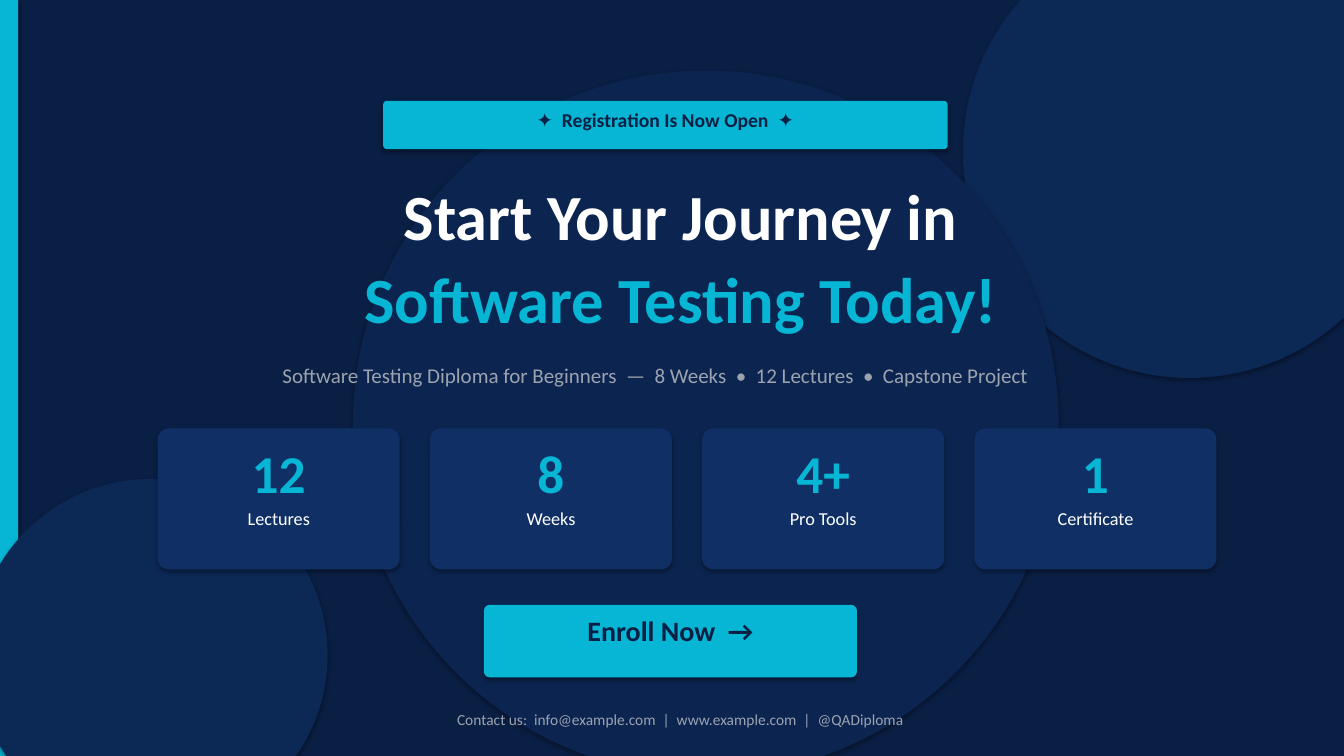
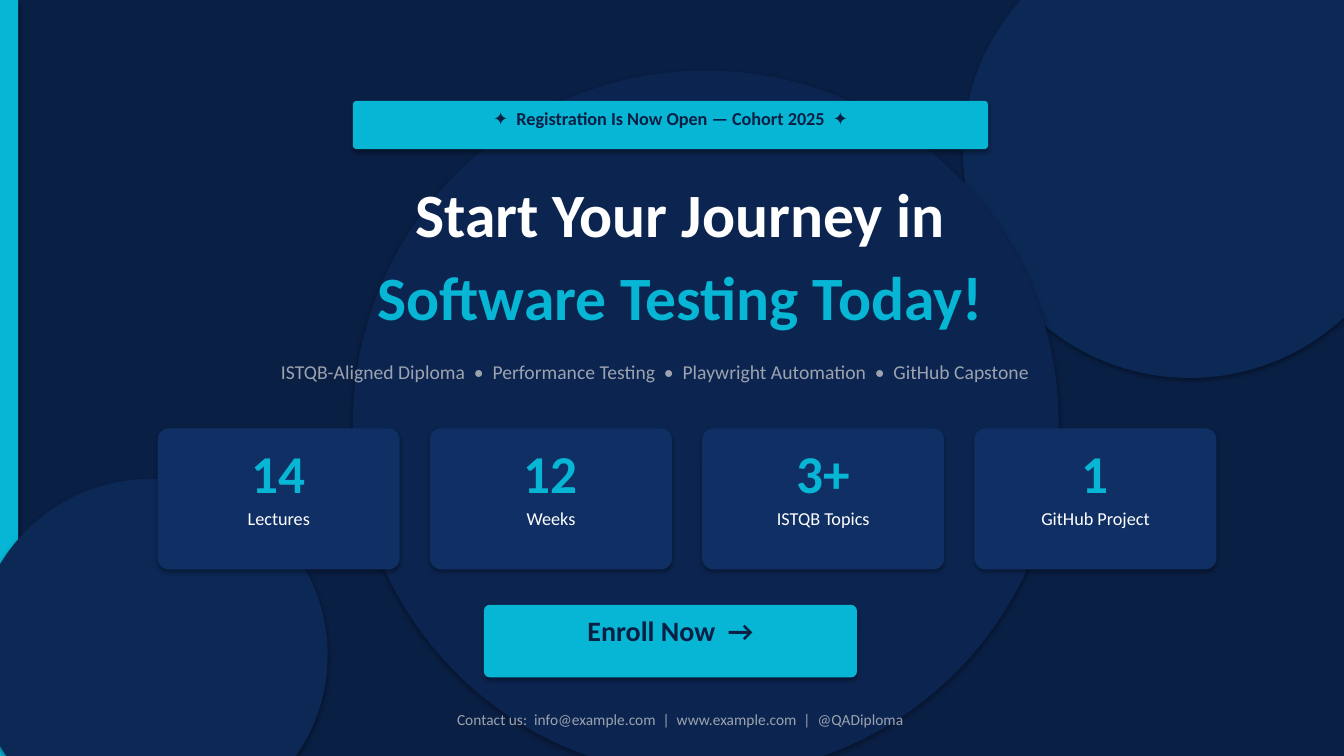
Before and after one commit to Razan-Eldaif/performance-testing-exam, a slide deck: slide 14 of Software_Testing_Diploma_Beginners.pptx (slide 10 before the commit). Drawn at 1344x756 pixels with LibreOffice and Linux fonts; fonts in the diff are those of the drawing. Boxes give left, top, right and bottom in pixels: in the first picture for what was removed or moved away, otherwise in the second. Text is boxed around its words. In the diff, an @@ line names an element or a change of style, - is before the commit and + after.

```diff
--- a/Software_Testing_Diploma_Beginners.pptx
+++ b/Software_Testing_Diploma_Beginners.pptx
@@ rounded rectangle: place and size @@
-rounded rectangle at <box>383,101,948,149</box>
+rounded rectangle at <box>353,101,988,149</box>
@@ text at <box>516,112,825,128</box>: text changed; size 14 to 13 pt @@
-✦ Registration Is Now Open ✦
+✦ Registration Is Now Open — Cohort 2025 ✦
@@ text "Start Your Journey in" at <box>415,193,945,247</box>: size 46 to 44 pt @@
@@ text "Software Testing Today!" at <box>378,277,983,331</box>: size 46 to 44 pt @@
@@ text at <box>281,365,1028,383</box>: text changed; size 15 to 14 pt @@
-Software Testing Diploma for Beginners — 8 Weeks • 12 Lectures • Capstone Project
+ISTQB-Aligned Diploma • Performance Testing • Playwright Automation • GitHub Capstone
@@ text at <box>252,458,306,493</box>: text changed @@
-12
+14
@@ text at <box>524,458,578,493</box>: text changed @@
-8
+12
@@ text at <box>796,458,849,494</box>: text changed @@
-4+
+3+
@@ text at <box>777,512,869,528</box>: text changed @@
-Pro Tools
+ISTQB Topics
@@ text at <box>1041,512,1149,528</box>: text changed @@
-Certificate
+GitHub Project
```
Also in this commit, not shown: 9 other slides changed, 4 slides added.
